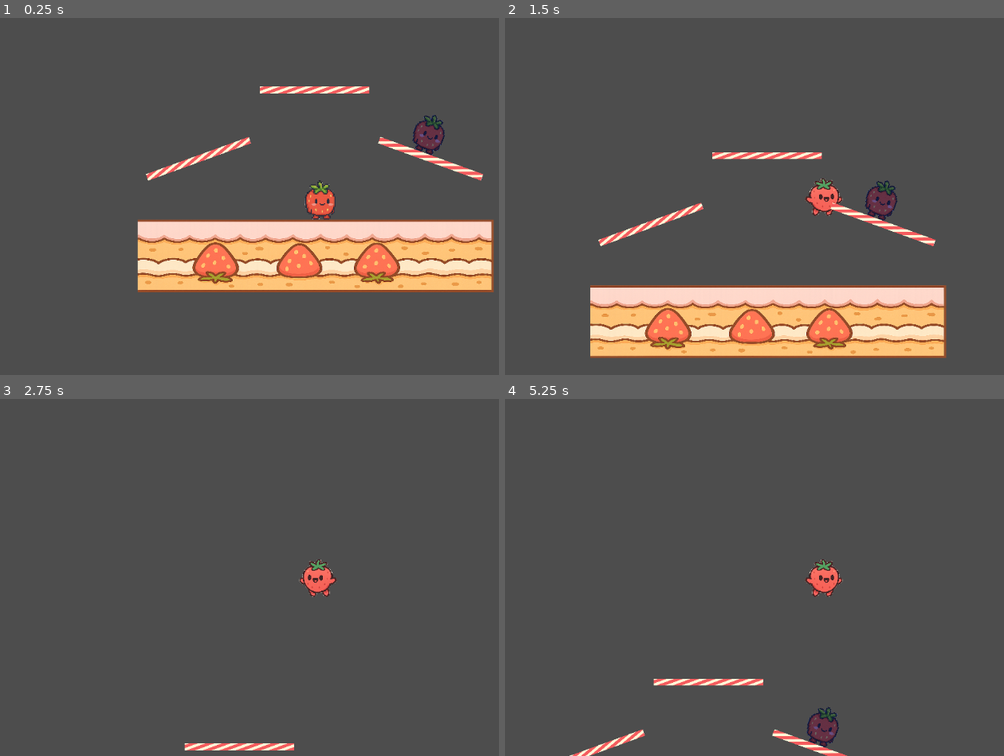
Above: before the commit, frames 1-4 (two rows, left to right).
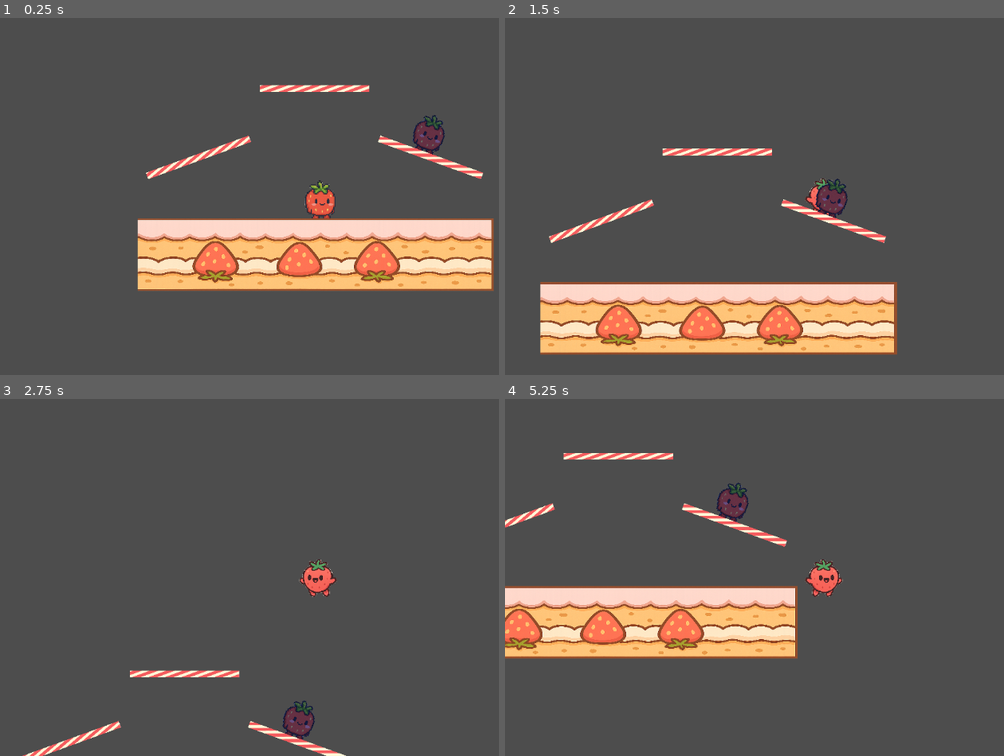
Above: after the commit, the same moments.

Repository: ktarrant/shortcake
Game: Godot game, scene res://Main.tscn
Same seed, same stepped clock (60 frames per second), same inputs: the game is played once before the commit and once after it.
Inputs:
- Up to frame 1 (0.25 s): no input
- Up to frame 2 (1.5 s): tap Enter at 0.5 s; hold Up (jump) 0.53-1.28 s; hold Right (move_right) from 0.53 s (still down); tap Up (jump) at 1.35 s
- Up to frame 3 (2.75 s): tap Up (jump) at 1.52, 1.82 s; release Right (move_right) at 2.03 s; hold Left (move_left) from 2.03 s (still down); hold Up (jump) from 2.03 s (still down)
- Up to frame 4 (5.25 s): release Left (move_left) at 2.78 s; release Up (jump) at 2.78 s; hold Right (move_right) 2.78-4.28 s; tap Up (jump) at 2.85, 3.02, 3.32, 4.35, 4.52, 4.82 s; hold Up (jump) 3.53-4.28 s; hold Left (move_left) 4.28-5.03 s; hold Right (move_right) from 5.03 s (still down); hold Up (jump) from 5.03 s (still down)

The runs differ from the first frame. In frame 1, 6.1% of the frame differs, in the area x 27-99%, y 18-77%; in frame 2, 16%, in the area x 7-89%, y 36-96%; in frame 3, 2.1%; in frame 4, 15%.

Commit message:
soft collision between players

Diff:
--- a/Main.gd
+++ b/Main.gd
@@ -1,6 +1,7 @@
 extends Node2D
 
 class_name Main
+
 const Player = preload("res://Player/Player.gd")
 
 @onready var spawn_point = $SpawnPoint
--- a/Main.tscn
+++ b/Main.tscn
@@ -25,13 +25,15 @@
 
 [node name="Player2" parent="." instance=ExtResource("1")]
 position = Vector2(409, -464)
+character_tint = Color(0.434715, 0.54436, 1, 1)
 is_dummy = true
-character_tint = Color(0.434715, 0.54436, 1, 1)
 
 [node name="Stage" type="Node2D" parent="."]
 position = Vector2(-4, -6)
 
 [node name="MainPlatform" type="StaticBody2D" parent="Stage"]
+collision_layer = 2
+collision_mask = 0
 
 [node name="CollisionShape2D" type="CollisionShape2D" parent="Stage/MainPlatform"]
 shape = SubResource("1")
--- a/Player/Player.gd
+++ b/Player/Player.gd
@@ -1,40 +1,30 @@
 extends CharacterBody2D
+class_name Player
 
-@export var speed := 200.0
+@export var speed := 400.0
 @export var jump_force := 400.0
 @export var gravity := 400.0
 @export var max_jumps := 5
 @export var air_control_strength := 0.05
 @export var fast_fall_burst := 700.0
 @export var one_way_platform_layer := 2
-@export var jump_cutoff_factor := 0.7
+@export var jump_cutoff_factor := 0.5
+@export var character_tint := Color(1, 1, 1)
 @export var is_dummy := false
-@export var character_tint := Color(1, 1, 1)  # Default = white (no tint)
 
 @onready var sprite: AnimatedSprite2D = $AnimatedSprite2D
-@onready var spawn_point = $SpawnPoint
+@onready var overlap_area: Area2D = $OverlapArea
 
 var jump_count := 0
 var can_fast_fall := true
 var dropped_through_platform := false
 var jump_cut_applied := false
-var initial_position: Vector2
+var is_hanging := false  # placeholder if you return to edge grabbing
+var overlapping_player_count := 0
 
 func _ready():
 	floor_max_angle = deg_to_rad(60)
 	sprite.modulate = character_tint
-	initial_position = global_position  # Store where the character started
-
-func respawn(respawn_position: Vector2):
-	velocity = Vector2.ZERO
-	global_position = respawn_position
-
-	jump_count = 0
-	can_fast_fall = true
-	jump_cut_applied = false
-
-	# Optional: reset animation
-	sprite.play("idle")
 
 func _physics_process(delta):
 	handle_input()
@@ -46,11 +36,10 @@
 	update_animation()
 
 func handle_input():
+	if is_dummy:
+		return
+
 	var input_direction := 0
-
-	if is_dummy:
-		return  # Don't process input
-
 	if Input.is_action_pressed("move_left"):
 		input_direction -= 1
 		sprite.flip_h = true
@@ -58,14 +47,19 @@
 		input_direction += 1
 		sprite.flip_h = false
 
+	# Apply slowdown if overlapping another player
+	var slowdown_factor := 1.0
+	if overlapping_player_count > 0:
+		slowdown_factor = 0.7
+
 	# Walk
 	if is_on_floor():
 		var floor_normal = get_floor_normal()
 		var floor_right = Vector2(-floor_normal.y, floor_normal.x)
-		velocity = floor_right * input_direction * speed
+		velocity = floor_right * input_direction * speed * slowdown_factor
 	else:
 		if input_direction != 0:
-			velocity.x = lerp(velocity.x, input_direction * speed, air_control_strength)
+			velocity.x = lerp(velocity.x, input_direction * speed * slowdown_factor, air_control_strength)
 
 	# Down input: drop through platform or fast-fall
 	if Input.is_action_just_pressed("move_down"):
@@ -79,8 +73,7 @@
 
 	# Jump
 	if Input.is_action_just_pressed("jump") and jump_count < max_jumps:
-		var jump_vector := Vector2(0, -1)  # Default to straight up
-
+		var jump_vector := Vector2(0, -1)
 		if is_on_floor():
 			jump_vector = get_floor_normal().normalized()
 		velocity += jump_vector * jump_force
@@ -121,3 +114,23 @@
 		sprite.play("walk")
 	else:
 		sprite.play("idle")
+
+func _on_OverlapArea_body_entered(body):
+	if body is Player and body != self:
+		overlapping_player_count += 1
+
+func _on_OverlapArea_body_exited(body):
+	if body is Player and body != self:
+		overlapping_player_count = max(overlapping_player_count - 1, 0)
+
+func respawn(respawn_position: Vector2):
+	velocity = Vector2.ZERO
+	global_position = respawn_position
+
+	jump_count = 0
+	can_fast_fall = true
+	dropped_through_platform = false
+	jump_cut_applied = false
+	is_hanging = false
+	sprite.rotation = 0
+	sprite.play("idle")
--- a/Player/Player.tscn
+++ b/Player/Player.tscn
@@ -1,11 +1,11 @@
-[gd_scene load_steps=9 format=3 uid="uid://dqq4w7fimk4gi"]
+[gd_scene load_steps=10 format=3 uid="uid://dqq4w7fimk4gi"]
 
 [ext_resource type="Script" uid="uid://blrxjmmfj02y3" path="res://Player/Player.gd" id="1"]
 [ext_resource type="Texture2D" uid="uid://cd7icjy4jnky7" path="res://strawberry.png" id="2_q3lat"]
 
-[sub_resource type="CapsuleShape2D" id="1"]
-radius = 75.0
-height = 150.0
+[sub_resource type="CapsuleShape2D" id="CapsuleShape2D_q3lat"]
+radius = 60.0
+height = 140.0
 
 [sub_resource type="AtlasTexture" id="AtlasTexture_q3lat"]
 atlas = ExtResource("2_q3lat")
@@ -53,13 +53,17 @@
 "speed": 5.0
 }]
 
+[sub_resource type="CapsuleShape2D" id="CapsuleShape2D_tok1r"]
+radius = 75.0
+height = 150.0
+
 [node name="Player" type="CharacterBody2D"]
-collision_mask = 3
+collision_mask = 2
 script = ExtResource("1")
 
 [node name="CollisionShape2D" type="CollisionShape2D" parent="."]
 position = Vector2(0, 10)
-shape = SubResource("1")
+shape = SubResource("CapsuleShape2D_q3lat")
 
 [node name="Camera2D" type="Camera2D" parent="."]
 zoom = Vector2(0.5, 0.5)
@@ -68,3 +72,12 @@
 scale = Vector2(0.33, 0.33)
 sprite_frames = SubResource("SpriteFrames_6ysni")
 animation = &"jump"
+
+[node name="OverlapArea" type="Area2D" parent="."]
+collision_layer = 4
+
+[node name="CollisionShape2D" type="CollisionShape2D" parent="OverlapArea"]
+shape = SubResource("CapsuleShape2D_tok1r")
+
+[connection signal="body_entered" from="OverlapArea" to="." method="_on_OverlapArea_body_entered"]
+[connection signal="body_exited" from="OverlapArea" to="." method="_on_OverlapArea_body_exited"]
